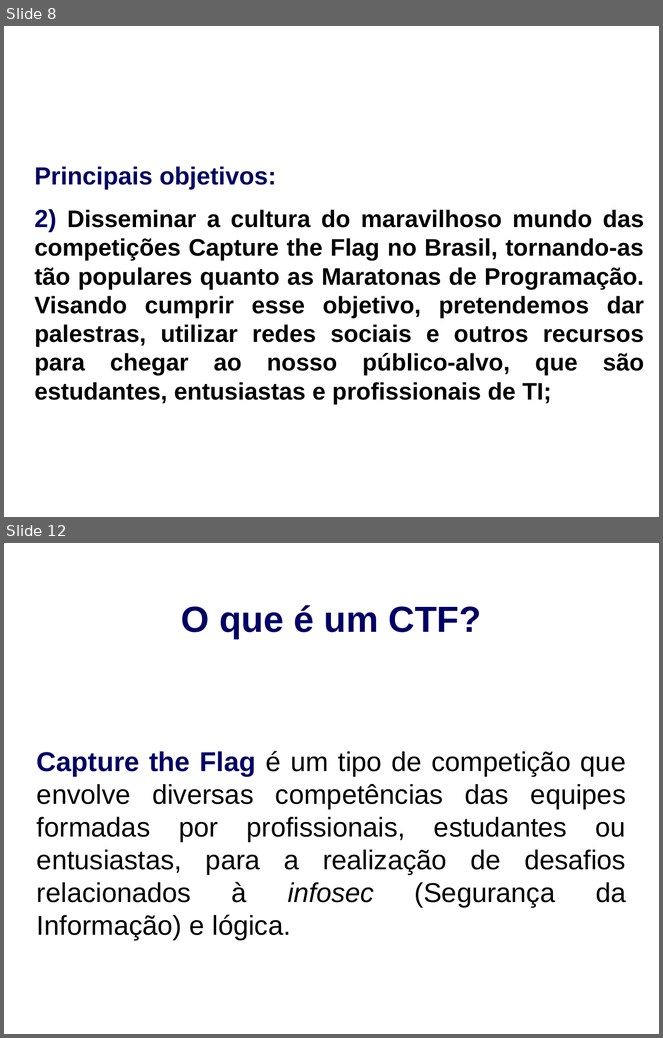
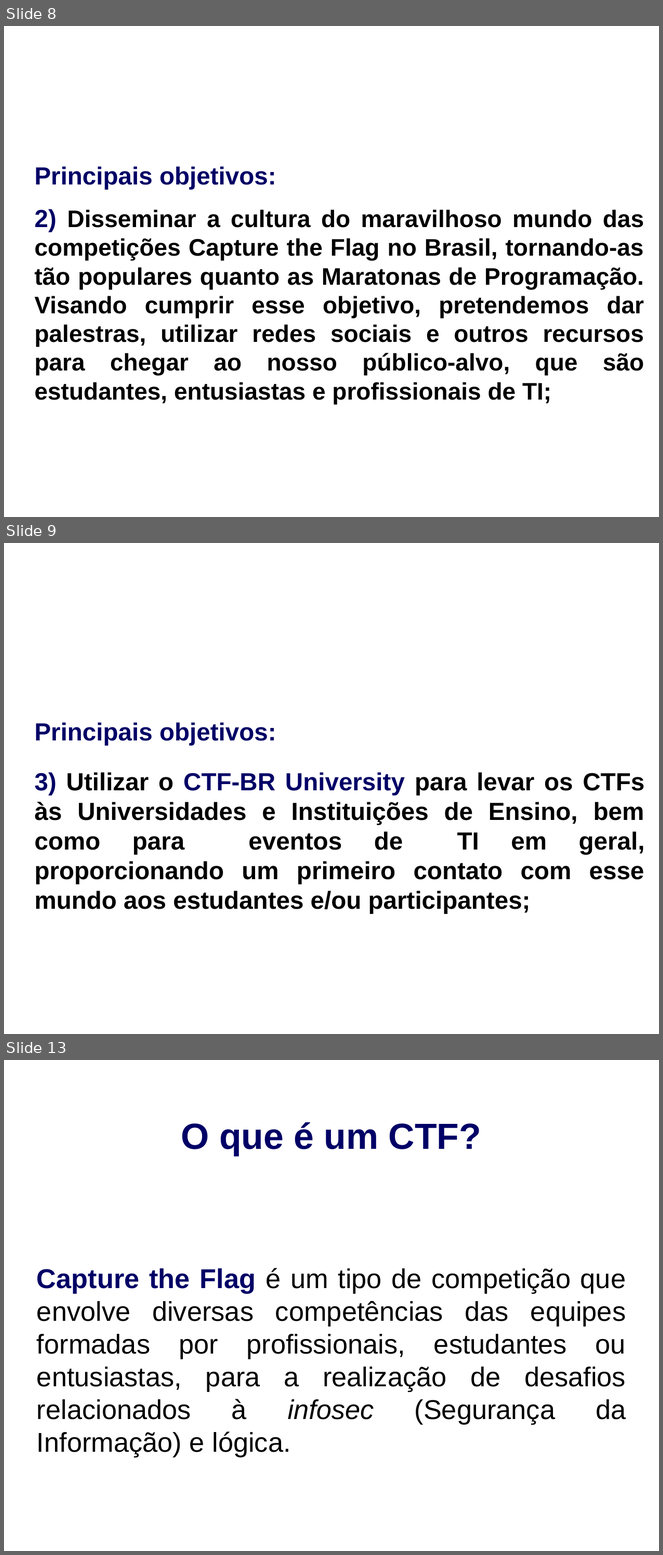
Before and after one commit to ctf-br/kit-palestrante, a slide deck: Versão Full/Palestra Full.odp. Shown one above the other, each under a label of ours: slides 8 and 12 before the commit, slides 8, 9 and 13 after it; the slides between them are not shown. The pictures are 663x1038 and 663x1555 pixels, drawn with LibreOffice and Linux fonts; fonts in the diff are those of the drawing. Boxes give left, top, right and bottom in pixels: in the first picture for what was removed or moved away, otherwise in the second. Text is boxed around its words. In the diff, an @@ line names an element or a change of style, - is before the commit and + after.

Commit message:
Atualizados slides e chall fcrypto zipado para evitar ser corrompido.

```diff
--- a/Versão Full/Palestra Full.odp
+++ b/Versão Full/Palestra Full.odp
@@ slide 9 added at (4, 543, 659, 1034), background #FFFFFF @@
@@ subtitle added at (35, 722, 645, 914), 30 pt, text #000000, bold @@
+Principais objetivos:
+3) Utilizar o CTF-BR University para levar os CTFs às Universidades e Instituições de Ensino, bem como para eventos de TI em geral, proporcionando um primeiro contato com esse mundo aos estudantes e/ou participantes;
@@ what was slide 12 is now slide 13 @@
```
Also in this commit, not shown: 3 slides changed, 1 other slide added, 1 slide removed, 2 other files.
